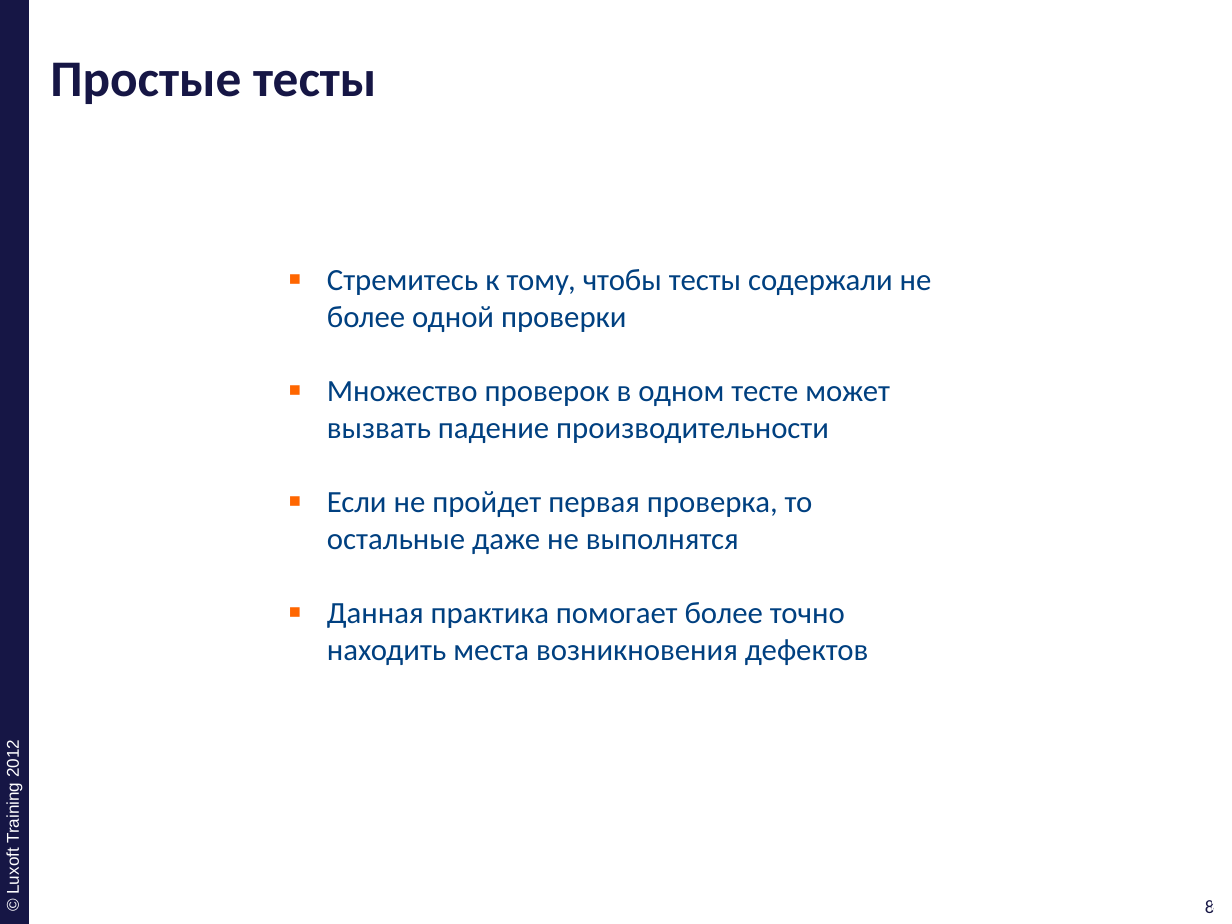
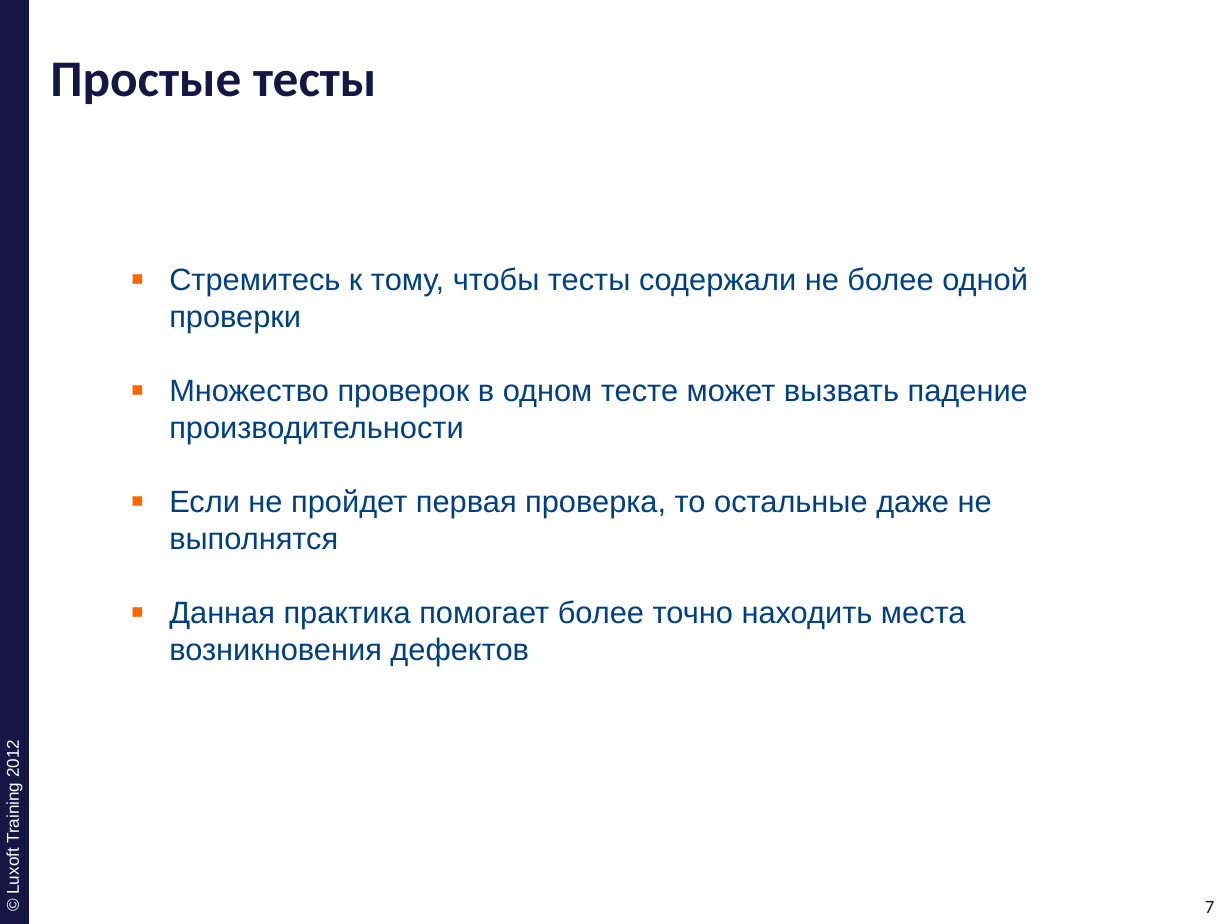
Before and after one commit to ivan-dyachenko/Trainings, a slide deck: slide 7 of Test Driven Development/materials/pptx/11. TDD-Best-Practice.pptx (slide 8 before the commit). Drawn at 1232x924 pixels with LibreOffice and Linux fonts; fonts in the diff are those of the drawing; background and template pictures are left out. Boxes give left, top, right and bottom in pixels: in the first picture for what was removed or moved away, otherwise in the second. Text is boxed around its words. In the diff, an @@ line names an element or a change of style, - is before the commit and + after.

```diff
--- a/Test Driven Development/materials/pptx/11. TDD-Best-Practice.pptx
+++ b/Test Driven Development/materials/pptx/11. TDD-Best-Practice.pptx
@@ text "Стремитесь к тому, чтобы тесты ...": place and size @@
-text "Стремитесь к тому, чтобы тесты ..." at [327,269,932,665]
+text "Стремитесь к тому, чтобы тесты ..." at [169,267,1028,666]
@@ text "Стремитесь к тому, чтобы тесты ..." at [169,267,1028,666]: font Calibri to Arial @@
@@ page number at [1205,901,1215,913]: text changed @@
-8
+7
@@ page number at [1211,901,1221,907]: text changed @@
-8
+7
```
Also in this commit, not shown: 15 other slides changed, 1 slide removed.
